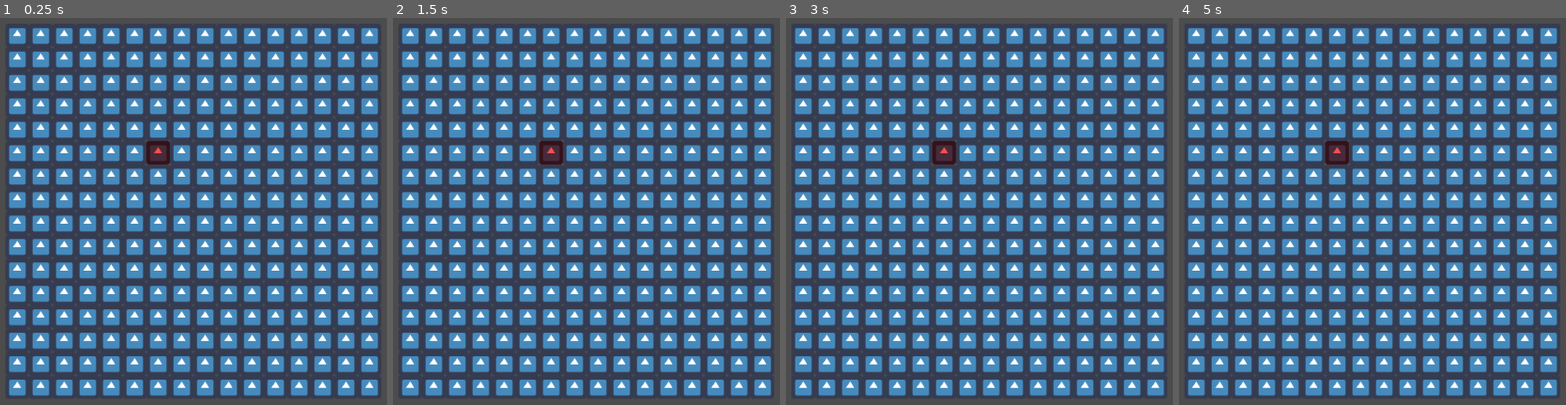
Above: before the commit, frames 1-4 (left to right).
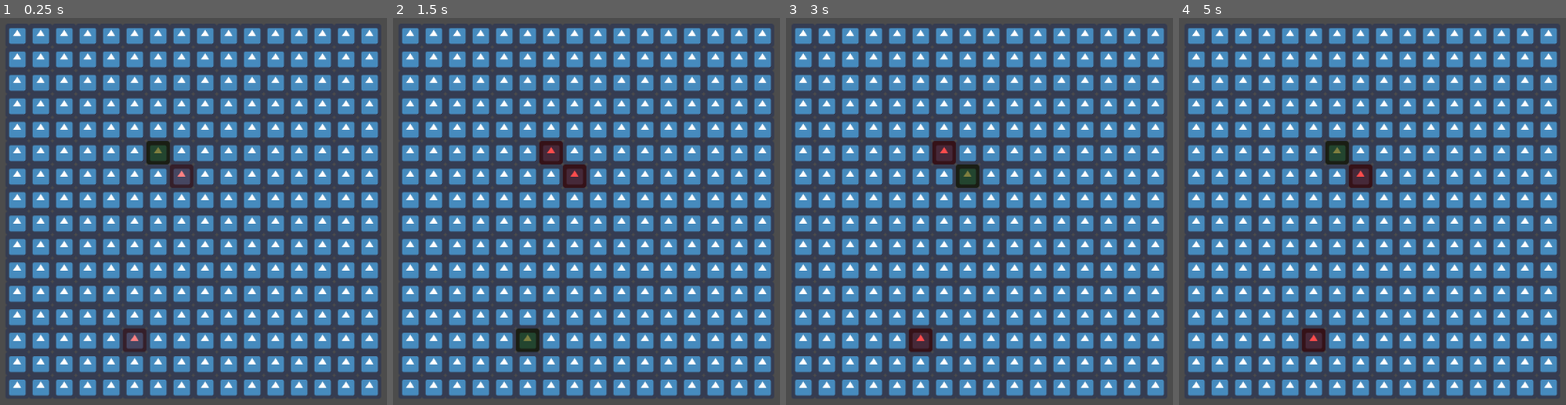
Above: after the commit, the same moments.

Repository: Tuiuiu/GodotProjects
Game: Godot game, scene res://TopDownTest/Main.tscn
Two runs of this game, one before a commit and one after it. Both use one fixed random seed, a clock stepped at 60 frames per second and the inputs below. The project has no main scene, so this scene is started directly. The engine's default icon, where the game draws it, is replaced by a stand-in: a white triangle on a blue panel in a dark square.
Inputs (mouse positions are in pixels of both pictures, inside the frame that each line leads up to):
- Up to frame 1 (0.25 s): no input
- Up to frame 2 (1.5 s): tap Enter (ui_accept) at 0.5, 0.77, 0.8, 1.07, 1.35 s; move the mouse to (408, 33) at 0.52 s; click (408, 33) at 0.6 s; move the mouse to (431, 33) at 1.27 s
- Up to frame 3 (3 s): tap Enter (ui_accept) at 1.52, 1.82, 2.3, 2.75 s; click (824, 33) at 1.55 s; move the mouse to (851, 33) at 2.02 s; click (851, 33) at 2.1 s; move the mouse to (875, 33) at 2.77 s; click (875, 33) at 2.85 s
- Up to frame 4 (5 s): tap Enter (ui_accept) at 3.02, 3.32, 3.6, 3.77, 4.07, 4.52, 4.82 s; move the mouse to (1291, 33) at 3.52 s; move the mouse to (1314, 33) at 4.27 s; click (1314, 33) at 4.35 s

The runs differ from the first frame. In frame 1, 1.0% of the frame differs, in the area x 31-50%, y 31-87%; in frame 2, 0.7%; in frame 3, 0.7%; in frame 4, 1.1%.

Commit message:
Add a turn manager and make it possible to control more than one player

Diff:
--- a/UtilitiesTests/PlayerForTests/PlayerTD.gd
+++ b/UtilitiesTests/PlayerForTests/PlayerTD.gd
@@ -6,24 +6,32 @@
 var stepsLeft
 var tileBelow
 var playerSelected = false
+var active = false
 
-signal player_clicked(selected)
+signal player_clicked(selected, node)
+signal player_moved
+signal turn_finished
 
 func _ready():
     stepsLeft = maxSteps
 
 func _process(delta):
-    if Input.is_action_just_pressed("left_click"):
-        if mouseOver == true:
-            playerSelected = !playerSelected
-            emit_signal("player_clicked", playerSelected)
+    if active:
+        if Input.is_action_just_pressed("left_click"):
+            if mouseOver == true:
+                playerSelected = !playerSelected
+                emit_signal("player_clicked", playerSelected, self)
 
-func move_to_position(newPos):
-    position = newPos
+func finish_turn():
+    active = false
+    $Sprite.modulate = Color(1, 0.3, 0.3)
+    set_z_index(1)
+    reset_player_moves()
 
-func move_to_tile(tile):
-    tileBelow = tile
-    move_to_position(tile.position)
+func set_active():
+    active = true
+    $Sprite.modulate = Color(0.5, 0.5, 0.25)
+    set_z_index(2)
 
 func get_player_steps_left():
     return stepsLeft
@@ -31,7 +39,14 @@
 func move_player(destTile, steps):
     stepsLeft -= steps
     move_to_tile(destTile)
-    emit_signal("player_clicked", playerSelected)
+    emit_signal("player_moved")
+
+func move_to_tile(tile):
+    tileBelow = tile
+    move_to_position(tile.position)
+
+func move_to_position(newPos):
+    position = newPos
 
 func get_player_tile():
     return tileBelow
--- a/UtilitiesTests/PlayerForTests/PlayerTD.tscn
+++ b/UtilitiesTests/PlayerForTests/PlayerTD.tscn
@@ -11,7 +11,7 @@
 script = ExtResource( 1 )
 
 [node name="Sprite" type="Sprite" parent="."]
-modulate = Color( 0.988235, 0.309804, 0.309804, 1 )
+modulate = Color( 1, 0.513726, 0.517647, 1 )
 texture = ExtResource( 2 )
 
 [node name="CollisionShape2D" type="CollisionShape2D" parent="."]
--- a/UtilitiesTests/TileHighlighter/GridMap.gd
+++ b/UtilitiesTests/TileHighlighter/GridMap.gd
@@ -64,27 +64,27 @@
             node.highlight()
             node.set_parent(lastNode)
             #check neighbour
-            var this_x = node.get_x()
-            var this_y = node.get_y()
+            var this_r = node.get_r()
+            var this_c = node.get_c()
             var nextNode
-            if is_in_grid(this_x + 1, this_y):
-                if !gridmap[this_x+1][this_y].is_highlighted():
-                    nextNode = gridmap[this_x+1][this_y]
+            if is_in_grid(this_r + 1, this_c):
+                if !gridmap[this_r+1][this_c].is_highlighted():
+                    nextNode = gridmap[this_r+1][this_c]
                     queue.append(nextNode)
                     nextNode.set_parent(node)
-            if is_in_grid(this_x - 1, this_y):
-                if !gridmap[this_x-1][this_y].is_highlighted():
-                    nextNode = gridmap[this_x-1][this_y]
+            if is_in_grid(this_r - 1, this_c):
+                if !gridmap[this_r-1][this_c].is_highlighted():
+                    nextNode = gridmap[this_r-1][this_c]
                     queue.append(nextNode)
                     nextNode.set_parent(node)
-            if is_in_grid(this_x, this_y + 1):
-                if !gridmap[this_x][this_y+1].is_highlighted():
-                    nextNode = gridmap[this_x][this_y+1]
+            if is_in_grid(this_r, this_c + 1):
+                if !gridmap[this_r][this_c+1].is_highlighted():
+                    nextNode = gridmap[this_r][this_c+1]
                     queue.append(nextNode)
                     nextNode.set_parent(node)
-            if is_in_grid(this_x, this_y - 1):
-                if !gridmap[this_x][this_y-1].is_highlighted():
-                    nextNode = gridmap[this_x][this_y-1]
+            if is_in_grid(this_r, this_c - 1):
+                if !gridmap[this_r][this_c-1].is_highlighted():
+                    nextNode = gridmap[this_r][this_c-1]
                     queue.append(nextNode)
                     nextNode.set_parent(node)
         count += 1
--- a/UtilitiesTests/TileHighlighter/Tile.gd
+++ b/UtilitiesTests/TileHighlighter/Tile.gd
@@ -8,8 +8,8 @@
 onready var hasParent = false
 onready var level = 9999
 
-var posx
-var posy
+var posr
+var posc
 var mouseInside = false
 
 signal path_tile_mouse_entered(node)
@@ -24,12 +24,12 @@
         if mouseInside && highlighted:
             emit_signal("path_tile_clicked", self)
 
-# x = row, y = column, position in X is defined by its columns number
-func calculate_position(x,y):
-    position.x = y*sprite_size
-    position.y = x*sprite_size
-    posx = x
-    posy = y
+# r = row, c = column, position in X is defined by its columns number
+func calculate_position(r,c):
+    position.x = c*sprite_size
+    position.y = r*sprite_size
+    posr = r
+    posc = c
 
 func highlight():
     highlighted = true
@@ -52,11 +52,11 @@
 func is_highlighted():
     return highlighted
 
-func get_x():
-    return posx
+func get_r():
+    return posr
 
-func get_y():
-    return posy
+func get_c():
+    return posc
 
 func set_parent(pNode):
     if (!hasParent):
@@ -77,13 +77,12 @@
     return level
 
 func _on_Tile_mouse_entered():
+    mouseInside = true
     if (highlighted):
-        mouseInside = true
         emit_signal("path_tile_mouse_entered", self)
 
 func _on_Tile_mouse_exited():
-    if (highlighted):
-        mouseInside = false
+    mouseInside = false
 
 func movement_highlight():
     $Sprite.modulate = Color(1, 1, 0)
--- a/UtilitiesTests/TopDownTest/Main.gd
+++ b/UtilitiesTests/TopDownTest/Main.gd
@@ -2,34 +2,46 @@
 
 onready var gridmap = $GridMap
 onready var player = $PlayerTD
+onready var turnManager = $TurnManager
+onready var camera = $Camera2D
+onready var activeCharacter
 
 # Called when the node enters the scene tree for the first time.
 func _ready():
     gridmap.connect("gridmap_started", self, "gridmap_started_handler")
     gridmap.connect("move_player_to_tile", self, "move_player_to_tile_handler")
-    player.connect("player_clicked", self, "player_clicked_handler")
+    turnManager.connect("turn_finished", self, "turn_finished_handler")
     gridmap.start_grid()
 
 func gridmap_started_handler(gridHeight, gridWidth):
     randomize()
-    var startX = randi()%gridHeight
-    var startY = randi()%gridWidth
-    var startingNode = gridmap.get_node_in_grid(startX, startY)
-    # Tile position + grid offset
-    player.move_to_tile(startingNode)
+    for node in turnManager.get_children():
+        var startX = randi()%gridHeight
+        var startY = randi()%gridWidth
+        var startingNode = gridmap.get_node_in_grid(startX, startY)
+        # Tile position + grid offset
+        node.move_to_tile(startingNode)
+        node.connect("player_clicked", self, "player_clicked_handler")
+        node.connect("player_moved", self, "player_moved_handler")
+    turnManager.setup_existing_queue()
+    turnManager.initialize()
 
-func player_clicked_handler(playerSelected):
+func player_clicked_handler(playerSelected, playerNode):
     if (playerSelected):
-        var steps = player.get_player_steps_left()
-        gridmap.breadth_first_search(player.get_player_tile(), steps)
+        activeCharacter = playerNode
+        var steps = activeCharacter.get_player_steps_left()
+        gridmap.breadth_first_search(activeCharacter.get_player_tile(), steps)
     else:
         gridmap.reset_highlights()
 
+func player_moved_handler():
+    var steps = activeCharacter.get_player_steps_left()
+    gridmap.reset_highlights()
+    gridmap.breadth_first_search(activeCharacter.get_player_tile(), steps)
+
 func move_player_to_tile_handler(destTile, destSteps):
     gridmap.reset_highlights()
-    player.move_player(destTile, destSteps)
-# Called every frame. 'delta' is the elapsed time since the previous frame.
-func _process(delta):
-    if Input.is_action_just_pressed("ui_accept"):
-        gridmap.reset_highlights()
-        player.reset_player_moves()
+    activeCharacter.move_player(destTile, destSteps)
+
+func turn_finished_handler():
+    gridmap.reset_highlights()
--- a/UtilitiesTests/TopDownTest/Main.tscn
+++ b/UtilitiesTests/TopDownTest/Main.tscn
@@ -1,18 +1,26 @@
-[gd_scene load_steps=4 format=2]
+[gd_scene load_steps=5 format=2]
 
 [ext_resource path="res://TopDownTest/Main.gd" type="Script" id=1]
 [ext_resource path="res://TileHighlighter/GridMap.tscn" type="PackedScene" id=2]
-[ext_resource path="res://PlayerForTests/PlayerTD.tscn" type="PackedScene" id=3]
+[ext_resource path="res://TurnManager/TurnManager.tscn" type="PackedScene" id=3]
+[ext_resource path="res://PlayerForTests/PlayerTD.tscn" type="PackedScene" id=4]
 
 [node name="Main" type="Node"]
 script = ExtResource( 1 )
 
 [node name="GridMap" parent="." instance=ExtResource( 2 )]
 
-[node name="PlayerTD" parent="." instance=ExtResource( 3 )]
-position = Vector2( 180.429, 100.238 )
-
 [node name="Camera2D" type="Camera2D" parent="."]
 position = Vector2( 108, 108 )
 current = true
 zoom = Vector2( 0.5, 0.5 )
+
+[node name="TurnManager" parent="." instance=ExtResource( 3 )]
+
+[node name="PlayerTD" parent="TurnManager" instance=ExtResource( 4 )]
+position = Vector2( 180.429, 100.238 )
+
+[node name="PlayerTD2" parent="TurnManager" instance=ExtResource( 4 )]
+
+[node name="PlayerTD3" parent="TurnManager" instance=ExtResource( 4 )]
+position = Vector2( 37.2313, 138.901 )
--- /dev/null
+++ b/UtilitiesTests/TurnManager/TurnManager.gd
@@ -0,0 +1,29 @@
+extends Node
+
+var activeCharacter
+
+signal turn_finished
+
+func _process(delta):
+    if Input.is_action_just_pressed("ui_accept"):
+        activeCharacter.finish_turn()
+        character_turn_finished()
+        emit_signal("turn_finished")
+
+func setup_existing_queue():
+    for node in get_children():
+        node.connect("turn_finished", self, "character_turn_finished")
+
+func add_character_to_queue(node):
+    node.connect("turn_finished", self, "character_turn_finished")
+    add_child(node)
+    pass
+
+func initialize():
+    activeCharacter = get_child(0)
+    activeCharacter.set_active()
+
+func character_turn_finished():
+    var newIndex = (activeCharacter.get_index() + 1) % get_child_count()
+    activeCharacter = get_child(newIndex)
+    activeCharacter.set_active()
--- /dev/null
+++ b/UtilitiesTests/TurnManager/TurnManager.tscn
@@ -0,0 +1,6 @@
+[gd_scene load_steps=2 format=2]
+
+[ext_resource path="res://TurnManager/TurnManager.gd" type="Script" id=1]
+
+[node name="TurnManager" type="Node"]
+script = ExtResource( 1 )
